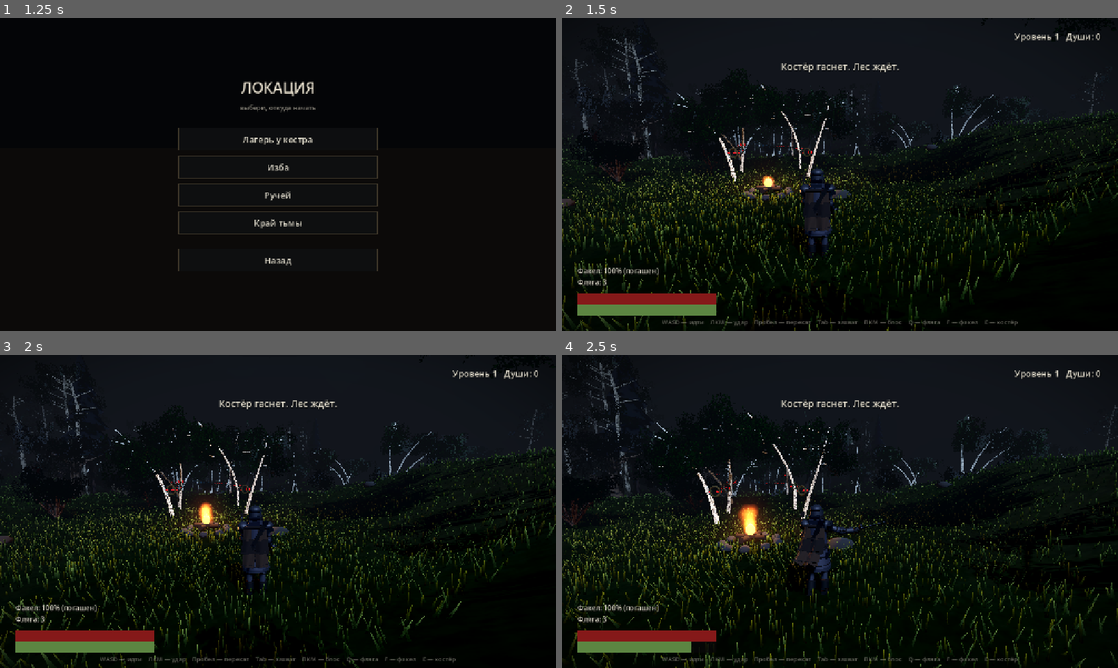
Above: before the commit, frames 1-4 (two rows, left to right).
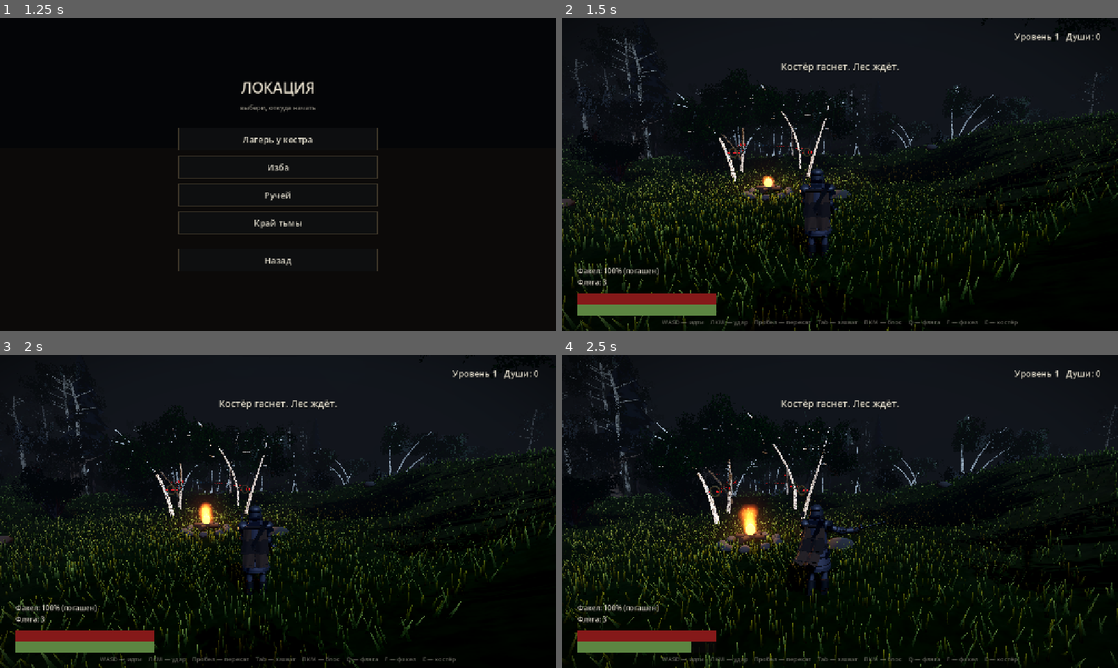
Above: after the commit, the same moments.

Repository: Dronec00/tropa
Game: Godot game, scene res://scenes/menu.tscn
Same seed, same stepped clock (60 frames per second), same inputs: the game is played once before the commit and once after it.
Inputs (mouse positions are in pixels of both pictures, inside the frame that each line leads up to):
- Up to frame 1 (1.25 s): click "Локация" at 0.5 s
- Up to frame 2 (1.5 s): click "Лагерь у костра" at 1.25 s
- Up to frame 3 (2 s): no input
- Up to frame 4 (2.5 s): tap Enter at 2 s; move the mouse to (867, 511) at 2.02 s; hold W (move_forward) from 2.03 s (still down); click (867, 511) at 2.1 s

Frame 1 is identical in both runs. In frame 2, less than 0.1% of the frame differs, in the area x 4-31%, y 41-53%; in frame 3, less than 0.1%; in frame 4, less than 0.1%, in the area x 0-58%, y 39-55%.

Commit message:
Кусты переведены на древесную кору
Вместо берёзовой текстуры — тёмная кора, как у ивы и ели.

Diff:
--- a/scripts/main.gd
+++ b/scripts/main.gd
@@ -424,7 +424,7 @@
 		(bush_lists[idx] as Array).append(Transform3D(basis, Vector3(x, h, z)))
 
 	for i in 2:
-		_spawn_multimesh(bush_meshes[i], _mat_light, bush_lists[i])
+		_spawn_multimesh(bush_meshes[i], _mat_dark, bush_lists[i])
 	print("[bushes] ", bush_lists[0].size() + bush_lists[1].size())
 
 func _add_rock(list: Array, x: float, z: float) -> void:
Binary file added: docs/bushes_wood.png
